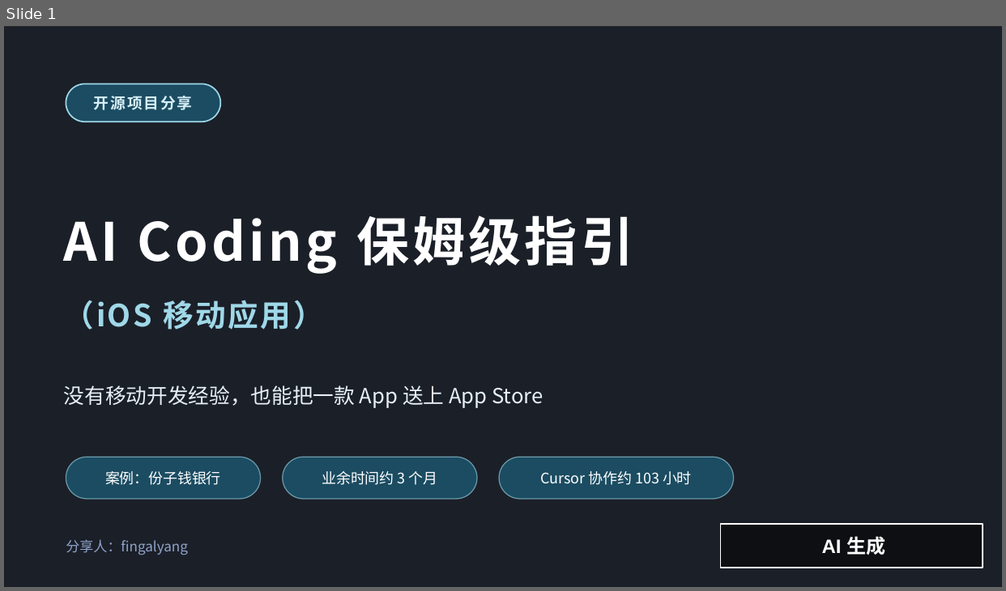
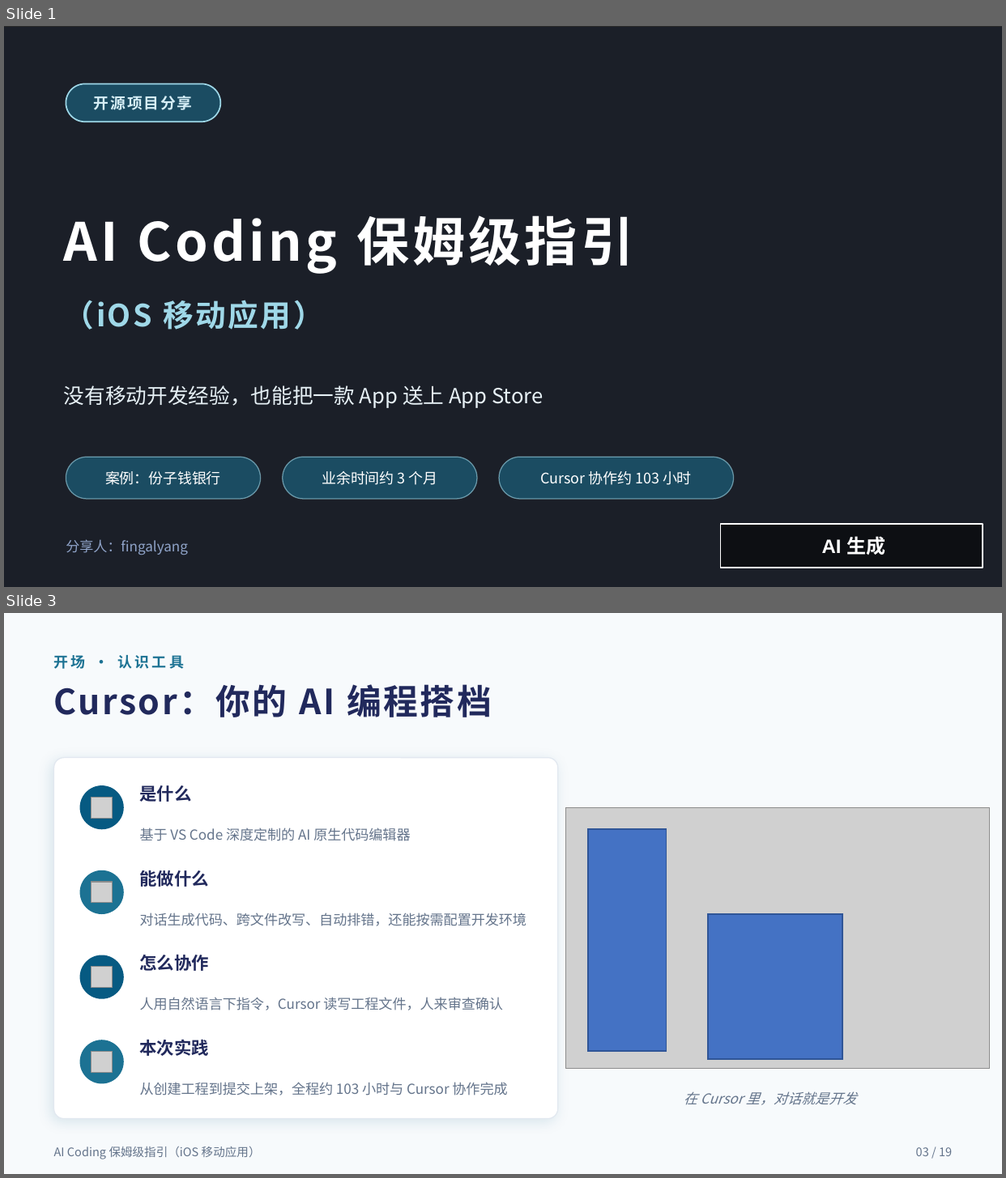
Before and after one commit to xray1224/AI-Coding-Guide-IOS-APP, a slide deck: 分享PPT/AI Coding 保姆级指引（iOS 移动应用）分享.pptx. Shown one above the other, each under a label of ours: slide 1 before the commit, slides 1 and 3 after it; the slides between them are not shown. The pictures are 1006x591 and 1006x1178 pixels, drawn with LibreOffice and Linux fonts; fonts in the diff are those of the drawing; grey boxes stand for pictures; background and template pictures are left out; a plain dark background stands for a picture behind light text. Boxes give left, top, right and bottom in pixels: in the first picture for what was removed or moved away, otherwise in the second. Text is boxed around its words. In the diff, an @@ line names an element or a change of style, - is before the commit and + after.

```diff
--- a/分享PPT/AI Coding 保姆级指引（iOS 移动应用）分享.pptx
+++ b/分享PPT/AI Coding 保姆级指引（iOS 移动应用）分享.pptx
@@ slide 3 added at [4, 613, 1002, 1174], background #F7FAFC @@
@@ text added at [54, 655, 184, 669], 10.5 pt, text #1C7293, bold @@
+开场 · 认识工具
@@ text added at [54, 684, 491, 717], 25 pt, text #21295C, bold @@
+Cursor：你的 AI 编程搭档
@@ rounded rectangle added at [54, 758, 558, 1119], fill #FFFFFF, outline #E2E8F0 0.75 pt @@
@@ ellipse added at [80, 786, 124, 829], fill #065A82 @@
@@ picture added at [91, 797, 112, 818] @@
@@ text added at [140, 786, 192, 802], 12.5 pt, text #21295C, bold @@
+是什么
@@ text added at [140, 828, 410, 841], 10 pt, text #64748B @@
+基于 VS Code 深度定制的 AI 原生代码编辑器
@@ picture added at [566, 807, 989, 1069] @@
@@ rectangle added at [588, 829, 667, 1051], fill #4472C4, outline #2F5597 1 pt @@
@@ ellipse added at [80, 871, 124, 914], fill #1C7293 @@
@@ text added at [140, 871, 209, 887], 12.5 pt, text #21295C, bold @@
+能做什么
@@ picture added at [91, 881, 112, 902] @@
@@ text added at [140, 913, 527, 926], 10 pt, text #64748B @@
+对话生成代码、跨文件改写、自动排错，还能按需配置开发环境
@@ rectangle added at [709, 914, 842, 1059], fill #4472C4, outline #2F5597 1 pt @@
@@ ellipse added at [80, 956, 124, 999], fill #065A82 @@
@@ picture added at [91, 966, 112, 987] @@
@@ text added at [140, 955, 209, 971], 12.5 pt, text #21295C, bold @@
+怎么协作
@@ text added at [140, 997, 503, 1011], 10 pt, text #64748B @@
+人用自然语言下指令，Cursor 读写工程文件，人来审查确认
@@ ellipse added at [80, 1040, 124, 1084], fill #1C7293 @@
@@ text added at [140, 1039, 209, 1056], 12.5 pt, text #21295C, bold @@
+本次实践
@@ picture added at [91, 1051, 112, 1072] @@
@@ text added at [140, 1082, 507, 1096], 10 pt, text #64748B @@
+从创建工程到提交上架，全程约 103 小时与 Cursor 协作完成
@@ text added at [684, 1092, 856, 1105], 10 pt, text #64748B, italic @@
+在 Cursor 里，对话就是开发
@@ text added at [54, 1147, 261, 1160], 8.5 pt, text #64748B @@
+AI Coding 保姆级指引（iOS 移动应用）
@@ text added at [916, 1148, 952, 1157], 8.5 pt, text #64748B @@
+03 / 19
```
Also in this commit, not shown: 12 slides changed, 2 other slides added, 1 other file.
